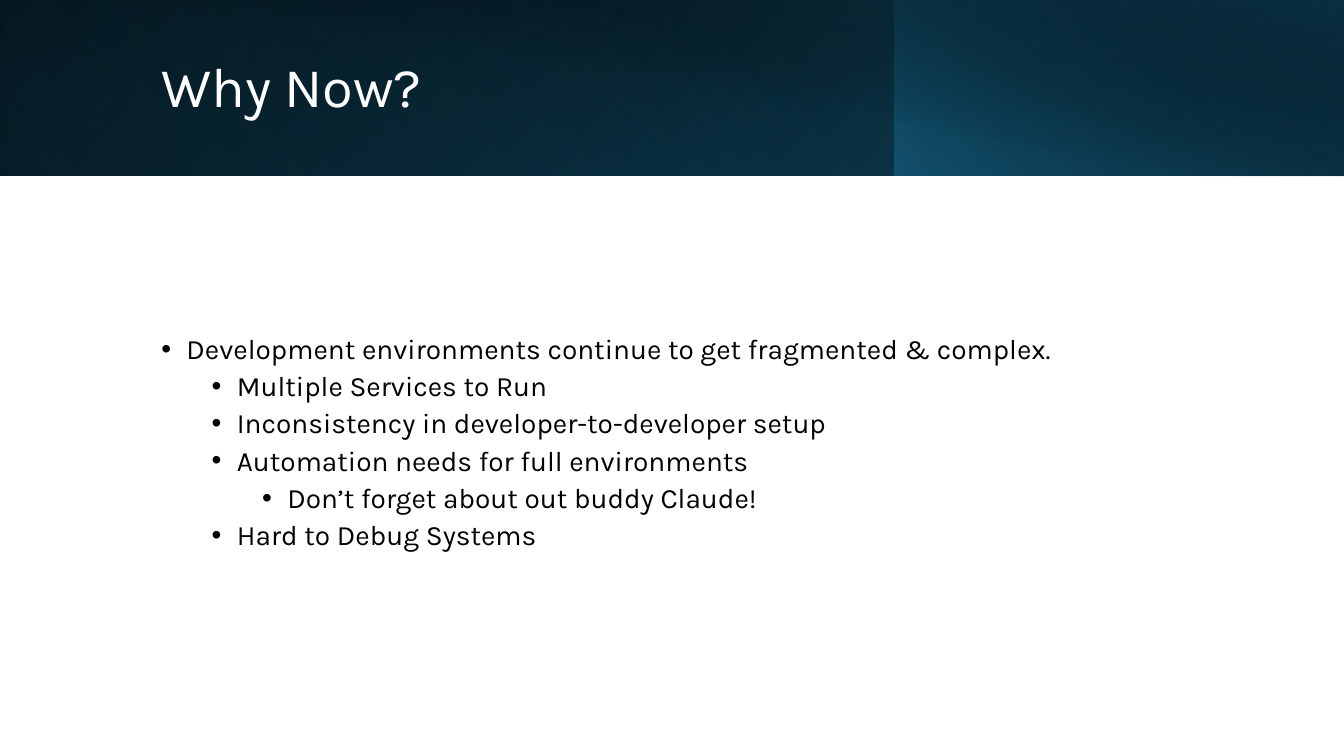
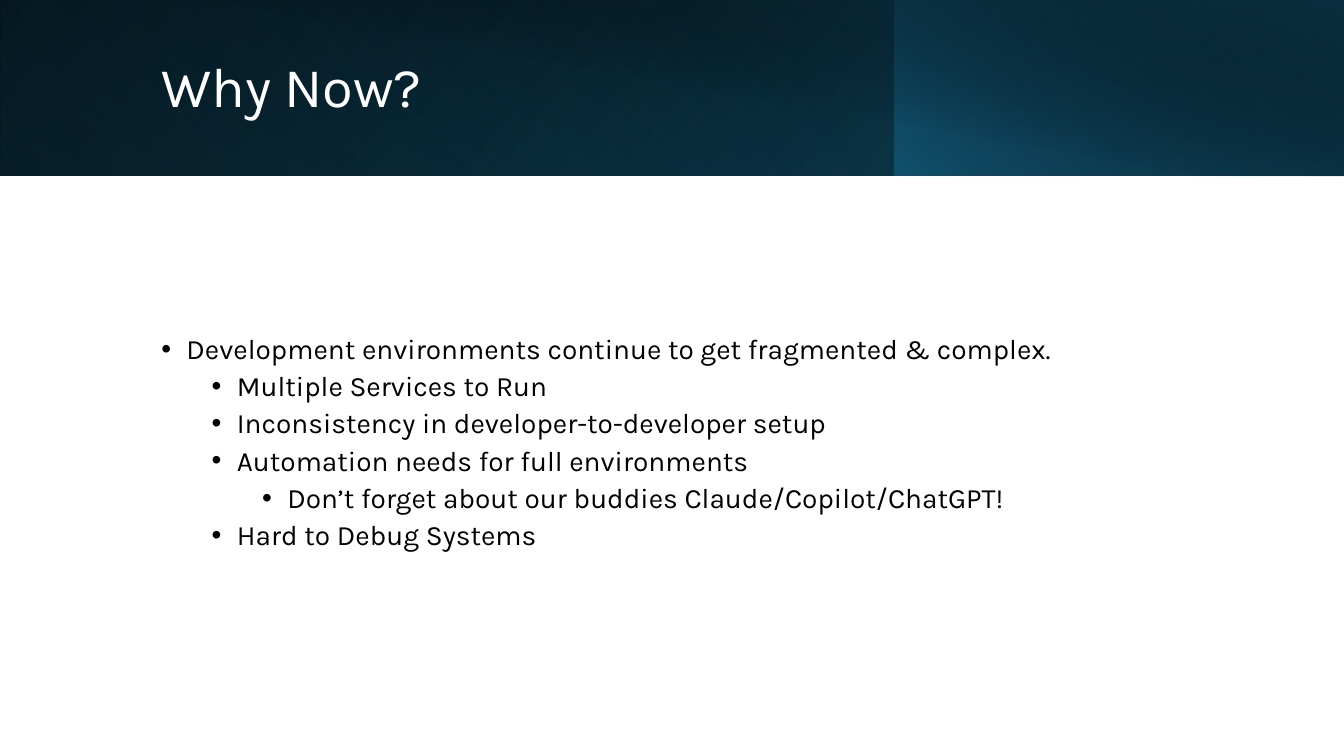
Before and after one commit to mitchelsellers/dotnet-aspire-existing-project-demo, a slide deck: slide 4 of presentation/Accelerating Developer Productivity with.pptx. Drawn at 1344x756 pixels with LibreOffice and Linux fonts; fonts in the diff are those of the drawing. Boxes give left, top, right and bottom in pixels: in the first picture for what was removed or moved away, otherwise in the second. Text is boxed around its words. In the diff, an @@ line names an element or a change of style, - is before the commit and + after.

```diff
--- a/presentation/Accelerating Developer Productivity with.pptx
+++ b/presentation/Accelerating Developer Productivity with.pptx
@@ text at bbox=[287, 487, 1004, 515]: text changed @@
-    • Don’t forget about out buddy Claude!
+    • Don’t forget about our buddies Claude/Copilot/ChatGPT!
```
Also in this commit, not shown: 2 other slides changed, 9 other files.
